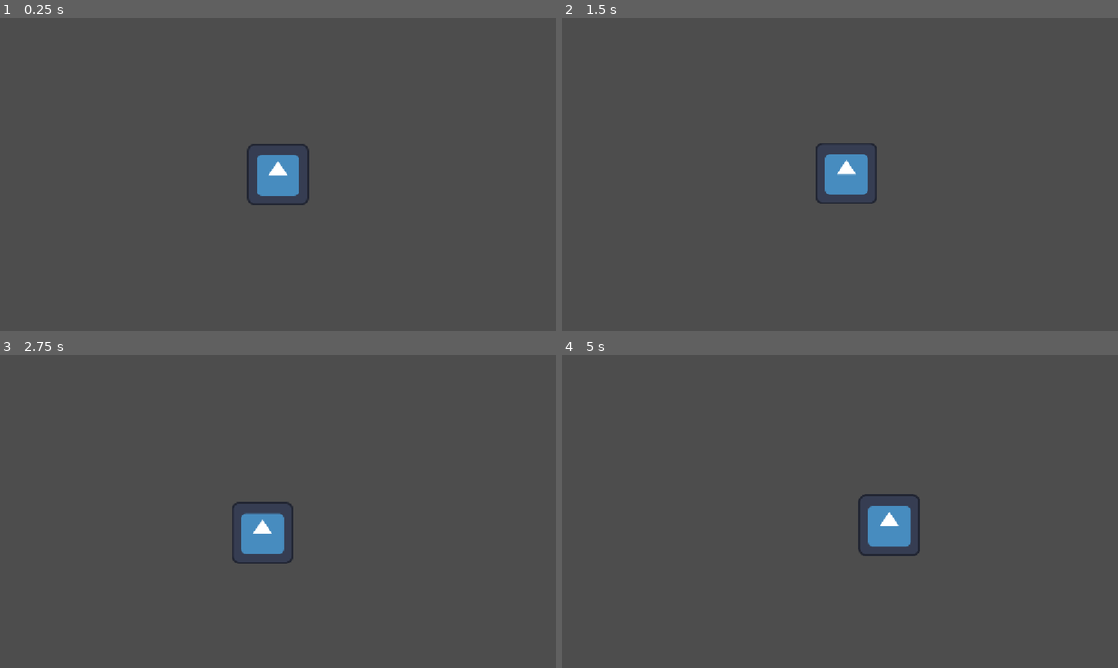
Above: before the commit, frames 1-4 (two rows, left to right).
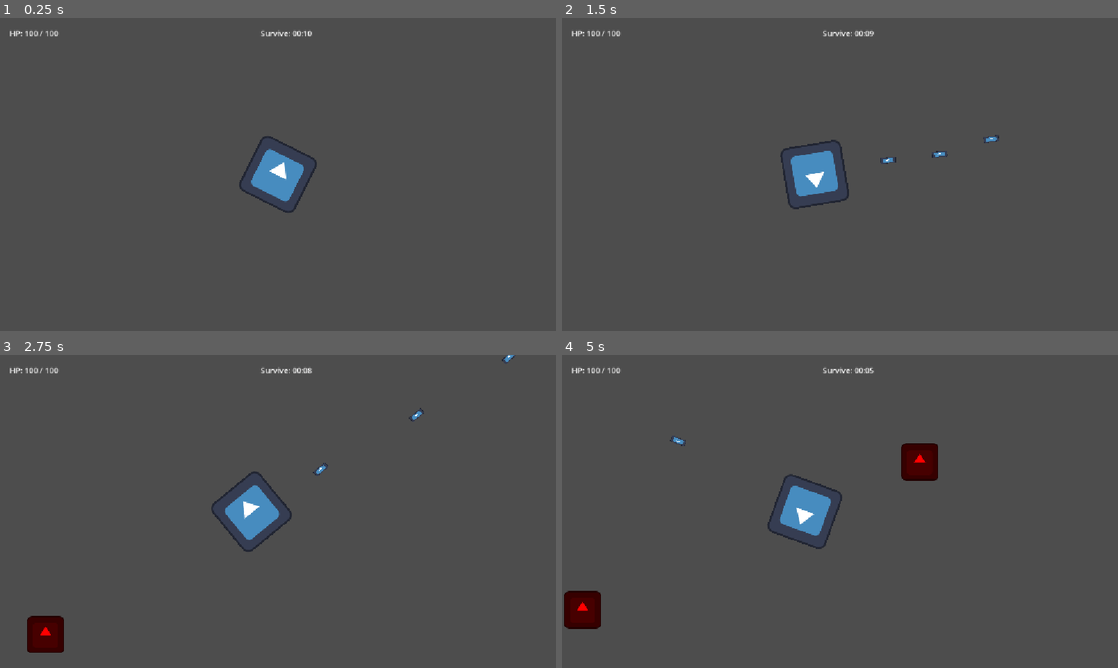
Above: after the commit, the same moments.

Repository: CoryPham05/The-Sounds-Of-Purgatory
Game: Godot game, scene res://scenes/main.tscn
The game is run twice, just before and just after one commit, with the same random seed, the same clock (stepped at 60 frames per second) and the same inputs. The engine's default icon, where the game draws it, is replaced by a stand-in: a white triangle on a blue panel in a dark square.
Inputs (mouse positions are in pixels of both pictures, inside the frame that each line leads up to):
- Up to frame 1 (0.25 s): no input
- Up to frame 2 (1.5 s): tap Enter at 0.5 s; move the mouse to (962, 158) at 0.52 s; press the mouse at (962, 158) at 0.53 s; hold D (move_right) from 0.53 s (still down); tap W (move_up) at 0.77 s; move the mouse to (728, 190) at 1.27 s; release the mouse at (728, 190) at 1.28 s; tap Space (dash) at 1.35 s
- Up to frame 3 (2.75 s): tap W (move_up) at 1.52 s; click (166, 527) at 1.55 s; move the mouse to (333, 442) at 2.02 s; release D (move_right) at 2.03 s; press the mouse at (333, 442) at 2.03 s; hold A (move_left) from 2.03 s (still down)
- Up to frame 4 (5 s): move the mouse to (812, 574) at 2.77 s; release A (move_left) at 2.78 s; release the mouse at (812, 574) at 2.78 s; hold D (move_right) 2.78-4.28 s; click (812, 574) at 2.85 s; tap W (move_up) at 3.02, 3.77, 4.52 s; move the mouse to (1006, 558) at 3.52 s; press the mouse at (1006, 558) at 3.53 s; tap Space (dash) at 3.6 s; move the mouse to (673, 464) at 4.27 s; release the mouse at (673, 464) at 4.28 s; hold A (move_left) from 4.28 s (still down); click (673, 464) at 4.35 s

The runs differ from the first frame. In frame 1, 1.0% of the frame differs, in the area x 1-57%, y 3-63%; in frame 2, 2.2%; in frame 3, 2.7%; in frame 4, 4.4%, in the area x 0-68%, y 3-88%.

Commit message:
Implement horde survival base mechanics (player shooting, enemies, waves, HUD)

Diff:
--- a/the-sounds-of-purgatory/project.godot
+++ b/the-sounds-of-purgatory/project.godot
@@ -47,6 +47,17 @@
 "events": [Object(InputEventKey,"resource_local_to_scene":false,"resource_name":"","device":-1,"window_id":0,"alt_press …(191 unchanged characters)…
 ]
 }
+attack={
+"deadzone": 0.2,
+"events": [Object(InputEventMouseButton,"resource_local_to_scene":false,"resource_name":"","device":-1,"window_id":0,"alt_pressed":false,"shift_pressed":false,"ctrl_pressed":false,"meta_pressed":false,"button_mask":1,"position":Vector2(299, 15),"global_position":Vector2(308, 63),"factor":1.0,"button_index":1,"canceled":false,"pressed":true,"double_click":false,"script":null)
+]
+}
+
+[layer_names]
+
+2d_physics/layer_1="Player"
+2d_physics/layer_2="Enemies"
+2d_physics/layer_3="PlayerProjectiles"
 
 [physics]
 
--- /dev/null
+++ b/the-sounds-of-purgatory/scenes/enemy.tscn
@@ -0,0 +1,28 @@
+[gd_scene format=3 uid="uid://l5oru0ildlbw"]
+
+[ext_resource type="Texture2D" uid="uid://dhonrbs784iye" path="res://icon.svg" id="1_7p1mj"]
+[ext_resource type="Script" uid="uid://bb4i4p2s5git3" path="res://scripts/enemy.gd" id="1_md0e3"]
+
+[sub_resource type="CircleShape2D" id="CircleShape2D_jursw"]
+
+[sub_resource type="CircleShape2D" id="CircleShape2D_k10nl"]
+radius = 41.01219
+
+[node name="Enemy" type="CharacterBody2D" unique_id=781956685]
+collision_layer = 2
+collision_mask = 3
+script = ExtResource("1_md0e3")
+
+[node name="Sprite2D" type="Sprite2D" parent="." unique_id=1482777339]
+modulate = Color(1, 0, 0, 1)
+scale = Vector2(0.6, 0.6)
+texture = ExtResource("1_7p1mj")
+
+[node name="CollisionShape2D" type="CollisionShape2D" parent="." unique_id=734930374]
+shape = SubResource("CircleShape2D_jursw")
+
+[node name="Hitbox" type="Area2D" parent="." unique_id=2111863641]
+collision_layer = 2
+
+[node name="CollisionShape2D" type="CollisionShape2D" parent="Hitbox" unique_id=1916794770]
+shape = SubResource("CircleShape2D_k10nl")
--- a/the-sounds-of-purgatory/scenes/main.tscn
+++ b/the-sounds-of-purgatory/scenes/main.tscn
@@ -1,7 +1,29 @@
 [gd_scene format=3 uid="uid://c6wgte5s3lhby"]
 
 [ext_resource type="PackedScene" uid="uid://bae3ifpk45k2v" path="res://scenes/player.tscn" id="1_o5qli"]
+[ext_resource type="Script" uid="uid://bvovoabc6swb3" path="res://scripts/main.gd" id="1_sugp2"]
+[ext_resource type="PackedScene" uid="uid://l5oru0ildlbw" path="res://scenes/enemy.tscn" id="2_jyhfs"]
 
 [node name="Main" type="Node2D" unique_id=1203570165]
+script = ExtResource("1_sugp2")
+enemy_scene = ExtResource("2_jyhfs")
 
 [node name="Player" parent="." unique_id=1792594008 instance=ExtResource("1_o5qli")]
+
+[node name="SpawnTimer" type="Timer" parent="." unique_id=632581054]
+wait_time = 1.5
+autostart = true
+
+[node name="HUD" type="CanvasLayer" parent="." unique_id=464093868]
+
+[node name="HealthLabel" type="Label" parent="HUD" unique_id=43203406]
+offset_left = 20.0
+offset_top = 20.0
+offset_right = 60.0
+offset_bottom = 43.0
+
+[node name="TimerLabel" type="Label" parent="HUD" unique_id=65073894]
+offset_left = 540.0
+offset_top = 20.0
+offset_right = 580.0
+offset_bottom = 43.0
--- a/the-sounds-of-purgatory/scenes/player.tscn
+++ b/the-sounds-of-purgatory/scenes/player.tscn
@@ -1,41 +1,17 @@
 [gd_scene format=3 uid="uid://bae3ifpk45k2v"]
 
 [ext_resource type="Texture2D" uid="uid://dhonrbs784iye" path="res://icon.svg" id="1_3vyb7"]
+[ext_resource type="Script" uid="uid://c4k8o5x58bu1d" path="res://scripts/player.gd" id="1_dqkch"]
 [ext_resource type="Script" uid="uid://blye4j317gjut" path="res://scripts/camera_control.gd" id="2_g2els"]
-
-[sub_resource type="GDScript" id="GDScript_3vyb7"]
-script/source = "extends CharacterBody2D
-
-
-const SPEED = 300.0
-const JUMP_VELOCITY = -400.0
-
-
-func _physics_process(delta: float) -> void:
-	# Add the gravity.
-	if not is_on_floor():
-		velocity += get_gravity() * delta
-
-	# Handle jump.
-	if Input.is_action_just_pressed(\"ui_accept\") and is_on_floor():
-		velocity.y = JUMP_VELOCITY
-
-	# Get the input direction and handle the movement/deceleration.
-	# As good practice, you should replace UI actions with custom gameplay actions.
-	var direction := Input.get_axis(\"ui_left\", \"ui_right\")
-	if direction:
-		velocity.x = direction * SPEED
-	else:
-		velocity.x = move_toward(velocity.x, 0, SPEED)
-
-	move_and_slide()
-"
+[ext_resource type="PackedScene" uid="uid://1lk35if1nqwg" path="res://scenes/projectile.tscn" id="3_qhqgy"]
 
 [sub_resource type="RectangleShape2D" id="RectangleShape2D_0wfyh"]
 size = Vector2(126, 127)
 
-[node name="Player" type="CharacterBody2D" unique_id=1792594008]
-script = SubResource("GDScript_3vyb7")
+[node name="Player" type="CharacterBody2D" unique_id=1792594008 groups=["player"]]
+collision_mask = 3
+script = ExtResource("1_dqkch")
+projectile_scene = ExtResource("3_qhqgy")
 
 [node name="Sprite2D" type="Sprite2D" parent="." unique_id=899049776]
 texture = ExtResource("1_3vyb7")
@@ -46,3 +22,6 @@
 
 [node name="Camera2D" type="Camera2D" parent="." unique_id=870975501]
 script = ExtResource("2_g2els")
+
+[node name="Muzzle" type="Marker2D" parent="." unique_id=1941177808]
+position = Vector2(40, 0)
--- /dev/null
+++ b/the-sounds-of-purgatory/scenes/projectile.tscn
@@ -0,0 +1,20 @@
+[gd_scene format=3 uid="uid://1lk35if1nqwg"]
+
+[ext_resource type="Texture2D" uid="uid://dhonrbs784iye" path="res://icon.svg" id="1_c8fcr"]
+[ext_resource type="Script" uid="uid://d31c628my88hf" path="res://scripts/projectile.gd" id="1_q3m7n"]
+
+[sub_resource type="RectangleShape2D" id="RectangleShape2D_jursw"]
+
+[node name="Projectile" type="Area2D" unique_id=1891350714]
+collision_layer = 4
+collision_mask = 2
+script = ExtResource("1_q3m7n")
+
+[node name="Sprite2D" type="Sprite2D" parent="." unique_id=1003120037]
+scale = Vector2(0.25, 0.1)
+texture = ExtResource("1_c8fcr")
+
+[node name="CollisionShape2D" type="CollisionShape2D" parent="." unique_id=1357910650]
+shape = SubResource("RectangleShape2D_jursw")
+
+[node name="VisibleOnScreenNotifier2D" type="VisibleOnScreenNotifier2D" parent="." unique_id=1029631011]
--- /dev/null
+++ b/the-sounds-of-purgatory/scripts/enemy.gd
@@ -0,0 +1,39 @@
+extends CharacterBody2D
+
+
+@export var speed: float = 100.0
+@export var max_hp: float = 50.0
+@export var collision_damage: float = 10.0
+@export var damage_interval: float = 0.5
+
+var hp: float
+var player: Node2D = null
+var damage_cd: float = 0.0
+
+@onready var hitbox: Area2D = get_node_or_null("Hitbox")
+
+func _ready() -> void:
+	hp = max_hp
+	player = get_tree().get_first_node_in_group("player")
+
+
+func _physics_process(delta: float) -> void:
+	if is_instance_valid(player):
+		var direction := global_position.direction_to(player.global_position)
+		velocity = direction * speed
+		move_and_slide()
+
+	if damage_cd > 0.0:
+		damage_cd -= delta
+	elif hitbox:
+		for body in hitbox.get_overlapping_bodies():
+			if body.is_in_group("player") and body.has_method("take_damage"):
+				body.take_damage(collision_damage)
+				damage_cd = damage_interval
+				break
+
+
+func take_damage(damage: float) -> void:
+	hp -= damage
+	if hp <= 0.0:
+		queue_free()
--- /dev/null
+++ b/the-sounds-of-purgatory/scripts/main.gd
@@ -0,0 +1,53 @@
+extends Node2D
+
+@export var enemy_scene: PackedScene
+@export var spawn_dist: float = 650.0
+@export var wave_timer: float = 10.0
+
+var time_remaining: float
+
+@onready var player: CharacterBody2D = $Player
+@onready var health: Label = $HUD/HealthLabel
+@onready var timer_label: Label = $HUD/TimerLabel
+
+func _ready() -> void:
+	time_remaining = wave_timer
+	$SpawnTimer.timeout.connect(timeout)
+
+	if is_instance_valid(player):
+		player.health_change.connect(health_change)
+		player.death.connect(dead)
+		health_change(player.hp, player.max_hp)
+
+func _process(delta: float) -> void:
+	if time_remaining > 0.0 and is_instance_valid(player):
+		time_remaining = maxf(0.0, time_remaining - delta)
+		update_timer_ui()
+
+		if time_remaining == 0.0:
+			wave_finish()
+
+func timeout() -> void:
+	var enemy := enemy_scene.instantiate()
+	var random_angle := randf() * TAU
+	var spawn_diff := Vector2.RIGHT.rotated(random_angle) * spawn_dist
+	enemy.global_position = player.global_position + spawn_diff
+	add_child(enemy)
+
+func health_change(current_hp: float, max_hp: float) -> void:
+	health.text = "HP: %d / %d" % [current_hp, max_hp]
+
+func update_timer_ui() -> void:
+	var total_seconds := ceili(time_remaining)
+	var minutes := floori(total_seconds / 60.0)
+	var seconds := total_seconds % 60
+	timer_label.text = "Survive: %02d:%02d" % [minutes, seconds]
+
+func dead() -> void:
+	$SpawnTimer.stop()
+	timer_label.text = "YOU DIED"
+
+func wave_finish() -> void:
+	$SpawnTimer.stop()
+	get_tree().call_group("enemies", "queue_free")
+	timer_label.text = "WAVE COMPLETE!"
--- a/the-sounds-of-purgatory/scripts/player.gd
+++ b/the-sounds-of-purgatory/scripts/player.gd
@@ -1,12 +1,25 @@
 extends CharacterBody2D
 
+signal health_change(current_hp: float, max_hp: float)
+signal death
 
 @export var speed: float = 250.0
 @export var dash_speed: float = 600.0
 @export var dash_duration: float = 0.15
 
+@export var max_hp: float = 100.0
+@export var attack_rate: float = 0.25
+@export var projectile_scene: PackedScene
+
+var hp: float
 var is_dashing: bool = false
 var dash_timer: float = 0.0
+var attack_cd: float = 0.0
+
+
+func _ready() -> void:
+	hp = max_hp
+	health_change.emit(hp, max_hp)
 
 
 func _physics_process(delta: float) -> void:
@@ -15,6 +28,9 @@
 		dash_timer -= delta
 		if dash_timer <= 0.0:
 			is_dashing = false
+
+	if attack_cd > 0.0:
+		attack_cd -= delta
 
 	# Directional Input (WASD)
 	var input_dir := Input.get_vector("move_left", "move_right", "move_up", "move_down")
@@ -35,3 +51,25 @@
 
 	# Cursor
 	look_at(get_global_mouse_position())
+
+	# Attack
+	if Input.is_action_pressed("attack") and attack_cd <= 0.0:
+		shoot()
+
+
+func shoot() -> void:
+	if not projectile_scene:
+		return
+
+	attack_cd = attack_rate
+	var bullet := projectile_scene.instantiate()
+	bullet.global_transform = $Muzzle.global_transform
+	get_tree().current_scene.add_child(bullet)
+
+
+func take_damage(damage: float) -> void:
+	hp = clampf(hp - damage, 0.0, max_hp)
+	health_change.emit(hp, max_hp)
+	if hp <= 0.0:
+		death.emit()
+		queue_free()
--- /dev/null
+++ b/the-sounds-of-purgatory/scripts/projectile.gd
@@ -0,0 +1,19 @@
+extends Area2D
+
+
+@export var speed: float = 650.0
+@export var damage: float = 25.0
+
+func _ready() -> void:
+	body_entered.connect(_on_body_entered)
+	$VisibleOnScreenNotifier2D.screen_exited.connect(queue_free)
+
+
+func _physics_process(delta: float) -> void:
+	position += transform.x * speed * delta
+
+
+func _on_body_entered(body: Node2D) -> void:
+	if body.has_method("take_damage"):
+		body.take_damage(damage)
+		queue_free()
Not shown, added: the-sounds-of-purgatory/scripts/enemy.gd.uid
Not shown, added: the-sounds-of-purgatory/scripts/main.gd.uid
Not shown, added: the-sounds-of-purgatory/scripts/projectile.gd.uid
